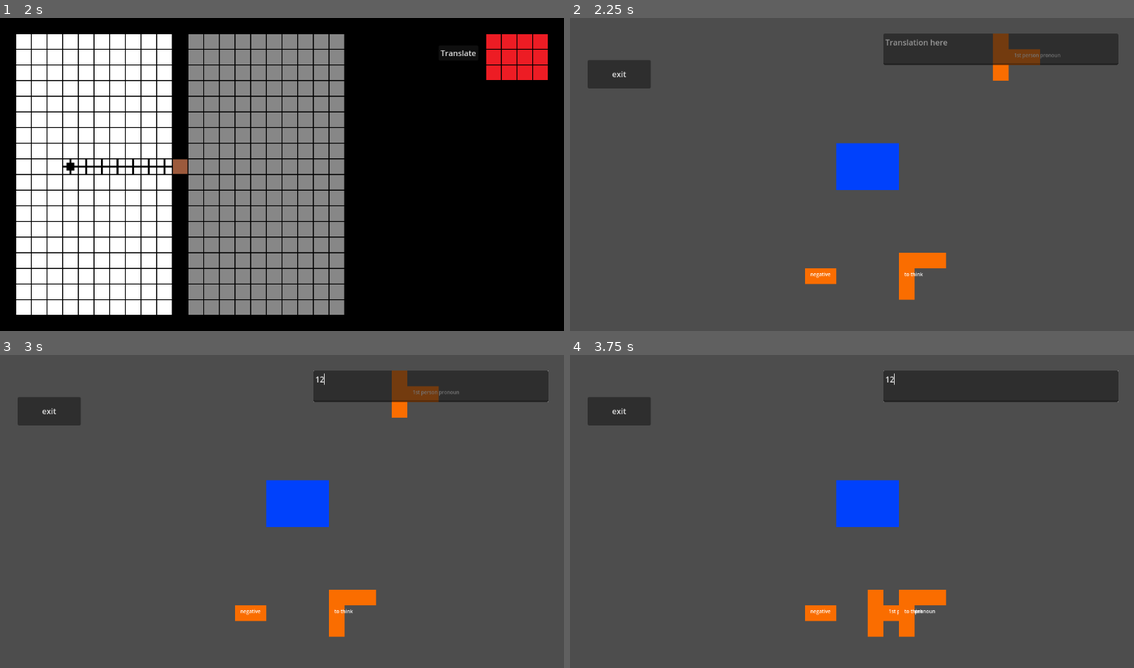
Above: before the commit, frames 1-4 (two rows, left to right).
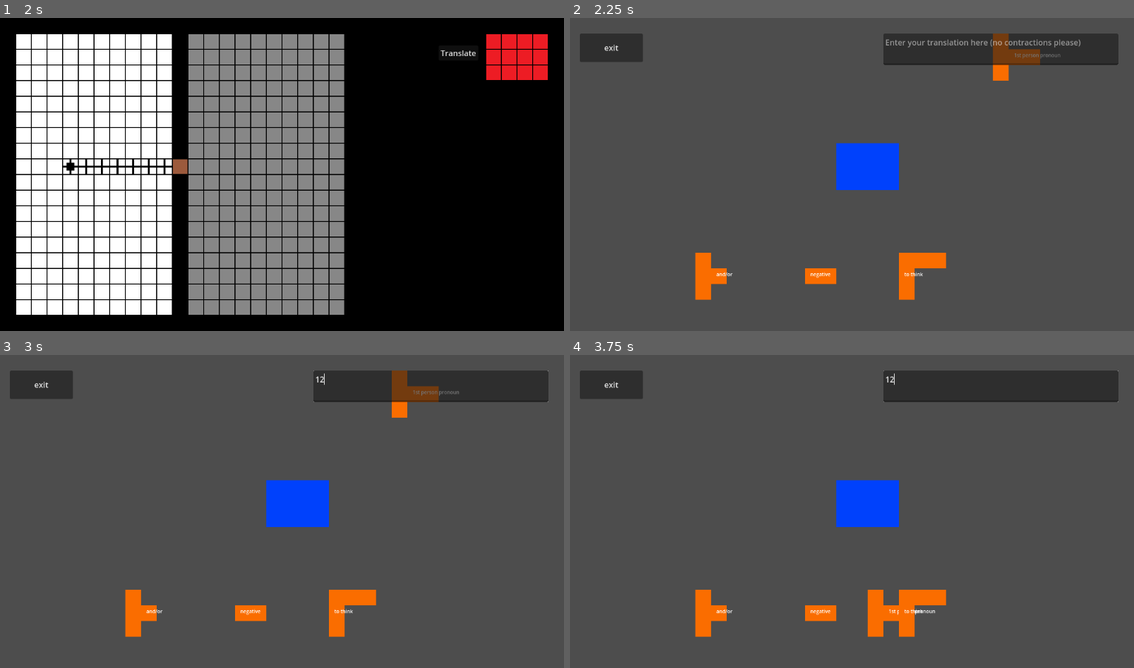
Above: after the commit, the same moments.

Repository: DelphinusArcana252525/FloodTranslator
Game: Godot game, scene res://scenes/main.tscn
Two runs of this game, one before a commit and one after it. Both use one fixed random seed, a clock stepped at 60 frames per second and the inputs below.
Inputs (mouse positions are in pixels of both pictures, inside the frame that each line leads up to):
- Up to frame 1 (2 s): click "Next" at 0.5 s; click "Next" at 1.25 s
- Up to frame 2 (2.25 s): click "Translate" at 2 s
- Up to frame 3 (3 s): click (428, 386) at 2.77 s; type "12" at 2.85 s
- Up to frame 4 (3.75 s): tap Enter at 3.5 s; move the mouse to (914, 605) at 3.52 s; tap Backspace (delete_shape) at 3.6 s

Frame 1 is identical in both runs. In frame 2, 2.7% of the frame differs, in the area x 1-91%, y 4-91%; in frame 3, 2.4%; in frame 4, 2.4%.

Commit message:
making new levels

Diff:
--- a/scenes/translator_main.gd
+++ b/scenes/translator_main.gd
@@ -46,7 +46,8 @@
 		wordShapes[2].set_tile_num(8)
 		wordShapes[2]._get_tile(8)
 
-		wordShapes[3].hide()
+		wordShapes[3].set_tile_num(9)
+		wordShapes[3]._get_tile(9)
 
 		wordShapes[4].hide()
 
@@ -54,11 +55,16 @@
 
 	if(levelNum == 1):
 		print("lol its not done yet")
+		answer = "It goes"
+
+
+		#create the wordShapes
 
 
 
 	if(levelNum == 2):
 		print("lol its not done yet")
+		answer = "I go to a place"
 
 
 #puzzle shape on tilemap? then maybe can check if mouse_pos
@@ -71,8 +77,8 @@
 
 
 
-func _on_win_button_pressed() -> void:
-	win.emit()
+#func _on_win_button_pressed() -> void:
+	#win.emit()
 
 func _on_exit_button_pressed() -> void:
 	exit.emit()
--- a/scenes/translator_main.tscn
+++ b/scenes/translator_main.tscn
@@ -24,7 +24,7 @@
 offset_top = 32.0
 offset_right = 1120.0
 offset_bottom = 96.0
-placeholder_text = "Translation here"
+placeholder_text = "Enter your translation here (no contractions please)"
 
 [node name="Win_button" type="Button" parent="."]
 visible = false
@@ -35,10 +35,10 @@
 text = "win"
 
 [node name="exit_button" type="Button" parent="."]
-offset_left = 36.0
-offset_top = 86.0
-offset_right = 165.0
-offset_bottom = 144.0
+offset_left = 20.0
+offset_top = 32.0
+offset_right = 149.0
+offset_bottom = 90.0
 text = "exit"
 
 [connection signal="mouse_exited" from="word_shape" to="word_shape" method="_on_mouse_exited"]
